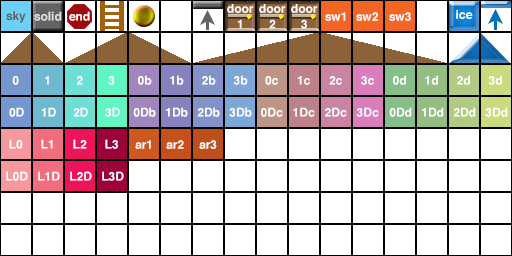
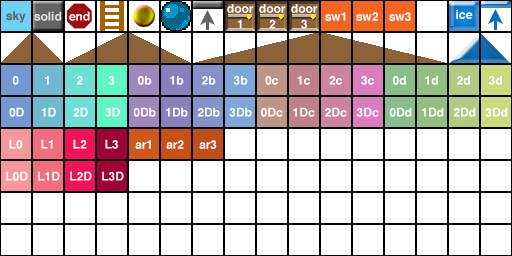
Comparing the layer stacks of the two 512 × 256 images. Changes:
added layer "Ball" above "solid" over <box>160,0,192,32</box>
painted on "Polygon 2", unmasked it over <box>66,3,92,29</box>
painted on "Ellipse 1", unmasked it over <box>133,5,155,27</box>
unmasked "Rectangle 2 copy 2" (1st of 2, in "AreaMarker") over <box>199,140,217,149</box>
unmasked "Rectangle 2 copy" (1st of 2, in "AreaMarker") over <box>166,140,184,149</box>
unmasked "Rectangle 2" (1st of 2, in "AreaMarker") over <box>135,140,151,149</box>
unmasked "Rectangle 2 copy 2" (2nd of 2, in "SwitchGroup") over <box>389,12,411,21</box>
unmasked "Rectangle 2 copy" (2nd of 2, in "SwitchGroup") over <box>356,12,378,21</box>
unmasked "Rectangle 2" (2nd of 2, in "SwitchGroup") over <box>325,12,346,21</box>
painted on "Shape 2", unmasked it over <box>490,9,501,23</box>
painted on "Polygon 1", unmasked it over <box>456,11,501,23</box>
